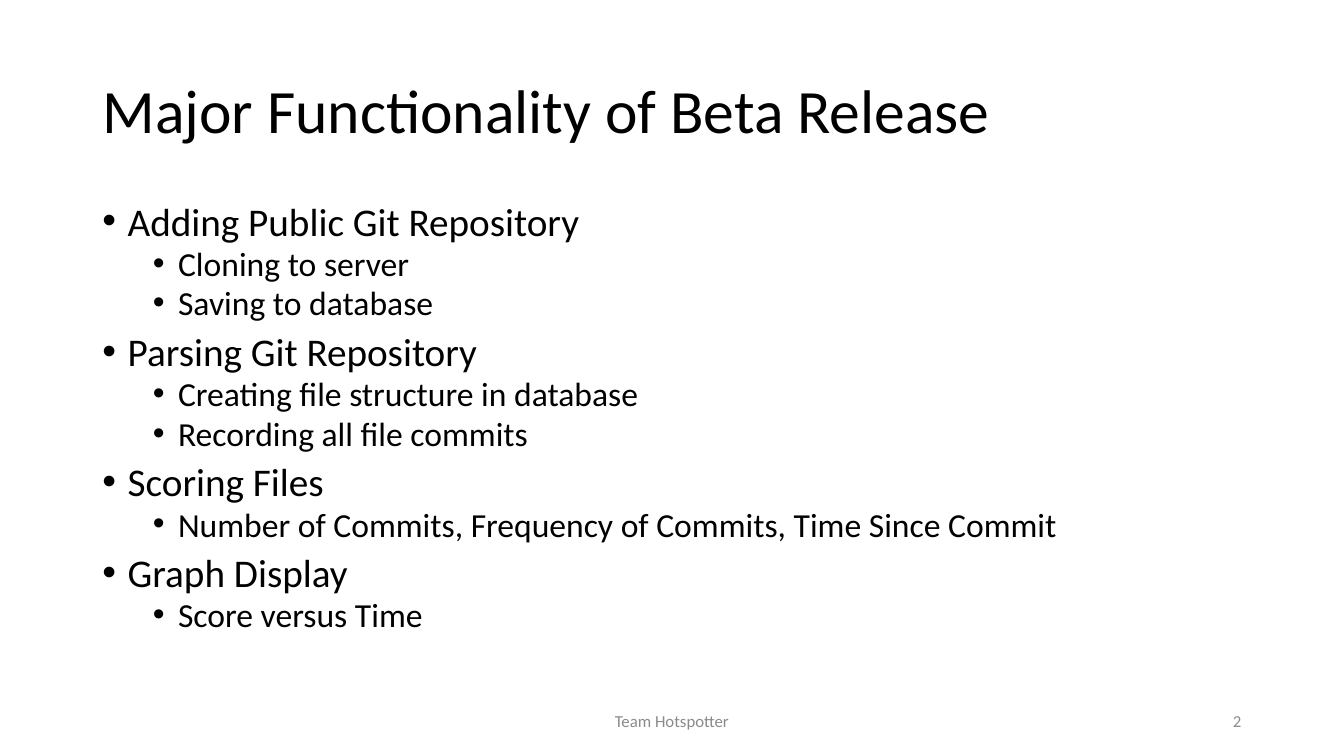
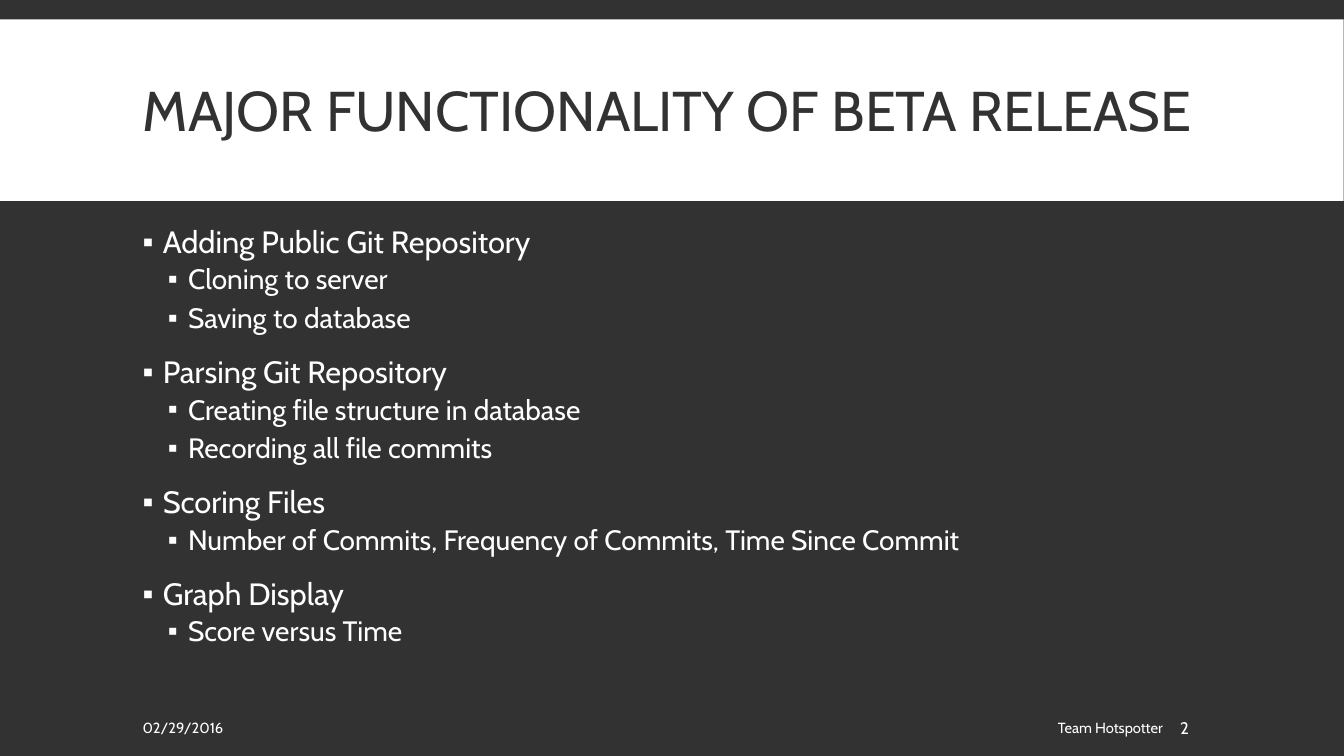
Before and after one commit to spesmit/hotspotter, a slide deck: slide 2 of Documentation/Presentations/Hotspotter Beta.pptx. Drawn at 1344x756 pixels with LibreOffice and Linux fonts; fonts in the diff are those of the drawing. Boxes give left, top, right and bottom in pixels: in the first picture for what was removed or moved away, otherwise in the second. Text is boxed around its words. In the diff, an @@ line names an element or a change of style, - is before the commit and + after.

Commit message:
added style

```diff
--- a/Documentation/Presentations/Hotspotter Beta.pptx
+++ b/Documentation/Presentations/Hotspotter Beta.pptx
@@ background #FFFFFF to #323232 @@
@@ rectangle added at box(0, 19, 1344, 201), fill #FFFFFF @@
@@ title at box(143, 91, 1192, 141): text changed; size 44 to 40 pt; font Calibri to Cabin; text colour #000000 to #323232 @@
-Major Functionality of Beta Release
+MAJOR FUNCTIONALITY OF BETA RELEASE
@@ text "Adding Public Git Repository": place and size @@
-text "Adding Public Git Repository" at box(128, 208, 1056, 628)
+text "Adding Public Git Repository" at box(163, 230, 959, 642)
@@ text "Adding Public Git Repository" at box(163, 230, 959, 642): size 28 to 22 pt in "Adding Public Git Repository", "Parsing Git Repository", "Scoring Files", "Graph Display"; font Calibri to Cabin, text colour #000000 to #FFFFFF; size 24 to 20 pt in "Cloning to server", "Saving to database", "Creating file structure in database", "Recording all file commits" and 2 more places; bullet • to ▪; line spacing 0.8 to 0.9; more space between paragraphs @@
@@ text "Team Hotspotter": place and size @@
-text "Team Hotspotter" at box(615, 716, 729, 730)
+text "Team Hotspotter" at box(1058, 722, 1163, 737)
@@ text "Team Hotspotter" at box(1058, 722, 1163, 737): size 12 to 10.5 pt, font Calibri to Cabin, text colour #8C8C8C to #FFFFFF; alignment centre to right @@
@@ page number: place and size @@
-page number at box(1233, 716, 1241, 727)
+page number at box(1180, 722, 1189, 734)
@@ page number at box(1180, 722, 1189, 734): font Calibri to Cabin, text colour #8C8C8C to #FFFFFF; alignment right to left @@
@@ text added at box(143, 722, 224, 735), 10.5 pt, text #FFFFFF @@
+02/29/2016
```
Also in this commit, not shown: 5 other slides changed.
